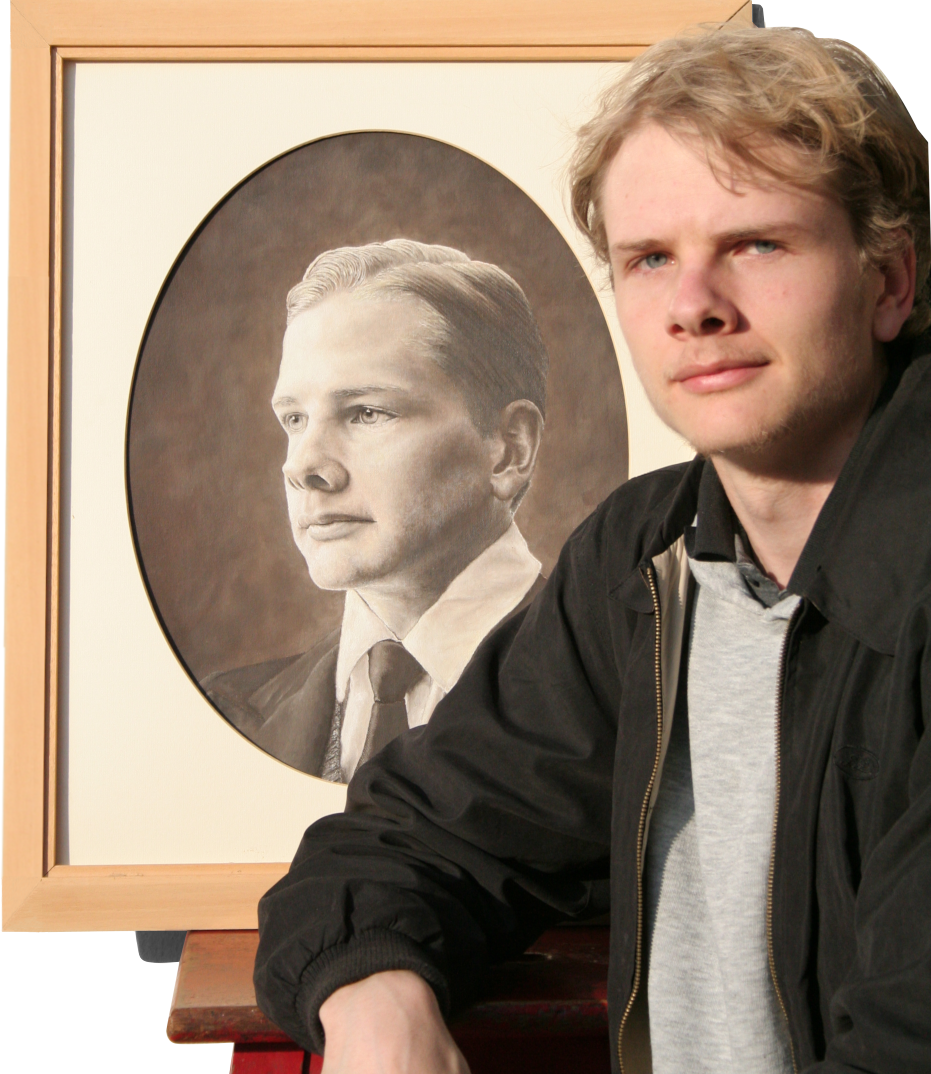
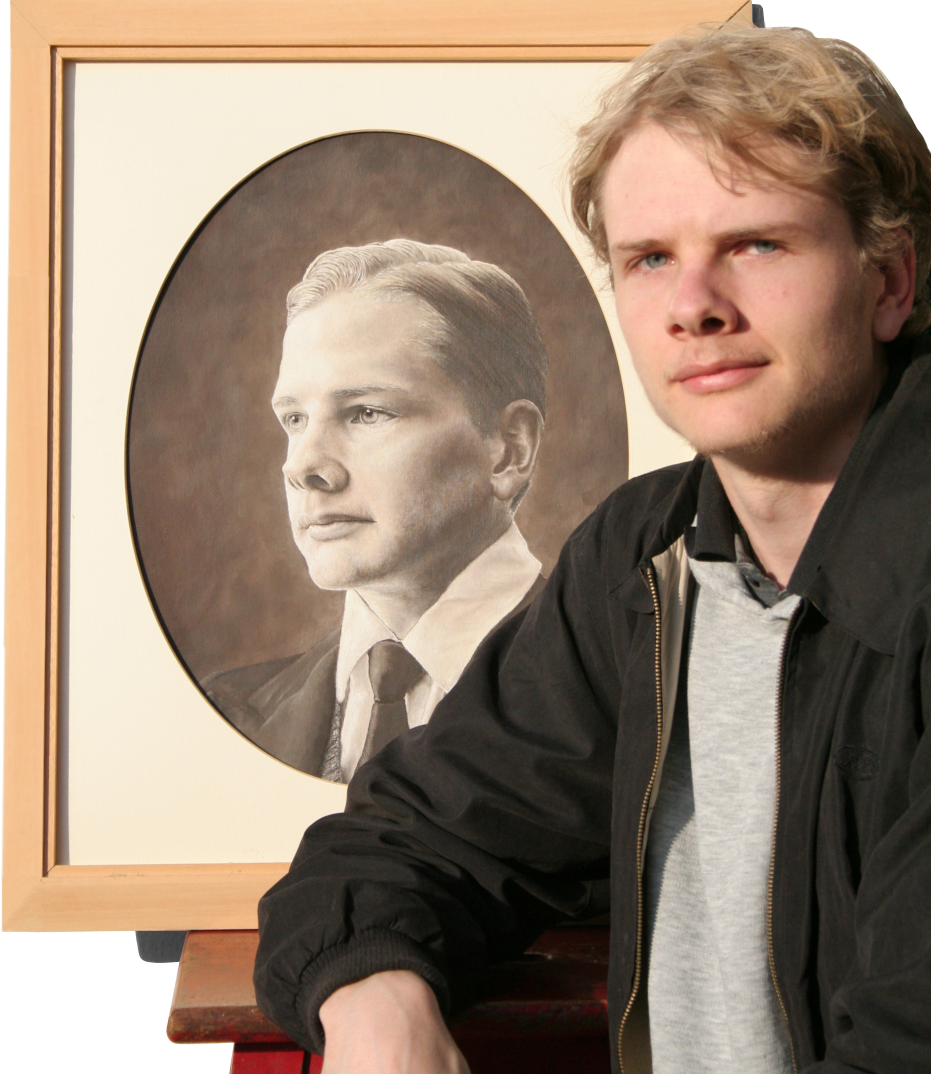
Layer changes from the first 931 x 1074 image to the second:
painted on "IMG_1627.jpeg" over [899, 96, 931, 248]
